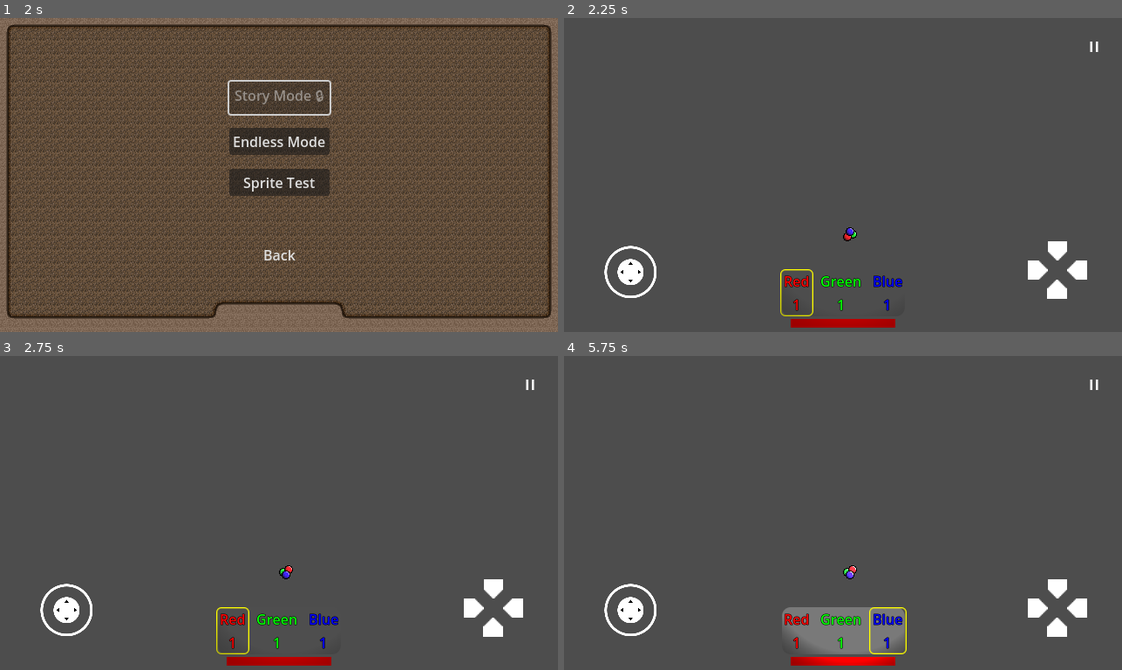
Above: before the commit, frames 1-4 (two rows, left to right).
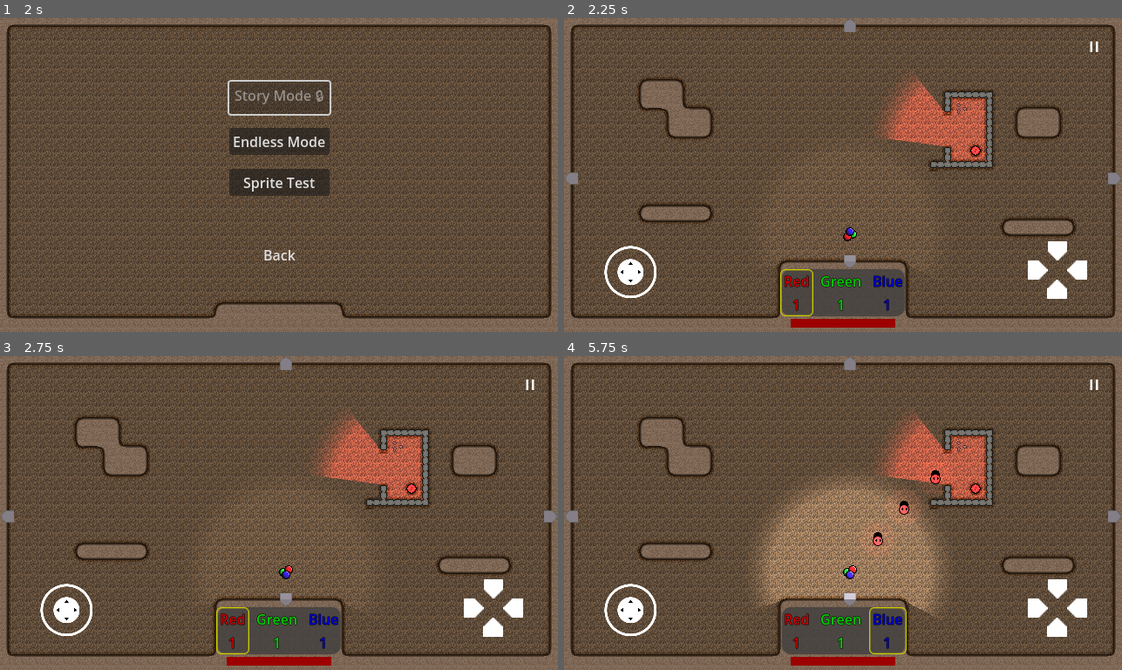
Above: after the commit, the same moments.

Repository: Degenerate-Games/shadows-below
Game: Godot game, scene res://scenes/menus/main_menu.tscn
Same seed, same stepped clock (60 frames per second), same inputs: the game is played once before the commit and once after it. Sound files missing from this copy of the repository are replaced by a short silence.
Inputs (mouse positions are in pixels of both pictures, inside the frame that each line leads up to):
- Up to frame 1 (2 s): click (279, 206) at 0.5 s; click (279, 206) at 1.25 s
- Up to frame 2 (2.25 s): click "Endless Mode" at 2 s
- Up to frame 3 (2.75 s): no input
- Up to frame 4 (5.75 s): tap Enter at 2.75 s; move the mouse to (965, 497) at 2.77 s; hold L (mixing_ui_right) 2.78-3.5 s; tap B (bake) at 2.85, 4.35 s; click (965, 497) at 2.92 s; drag from (731, 528) to (848, 572) at 3.52 s; move the mouse to (898, 443) at 4.27 s; hold L (mixing_ui_right) 4.28-5 s; drag from (815, 575) to (675, 465) at 5.02 s

Frame 1 is identical in both runs. In frame 2, 81% of the frame differs, in the area x 0-100%, y 0-100%; in frame 3, 81%; in frame 4, 86%.
Error before the commit: Attempt to call function 'get_node' in base 'null instance' on a null instance. (res://scripts/level_generator.gd:90)
Error after the commit: Division by zero error in operator '/'. (res://scripts/room.gd:30)

Commit message:
Add HUD group to HUD

Diff:
--- a/scenes/ui/hud.tscn
+++ b/scenes/ui/hud.tscn
@@ -19,7 +19,7 @@
 [sub_resource type="CircleShape2D" id="CircleShape2D_yiqxs"]
 radius = 7.0
 
-[node name="HUD" type="Control"]
+[node name="HUD" type="Control" groups=["HUD"]]
 custom_minimum_size = Vector2(640, 360)
 layout_mode = 3
 anchors_preset = 15
